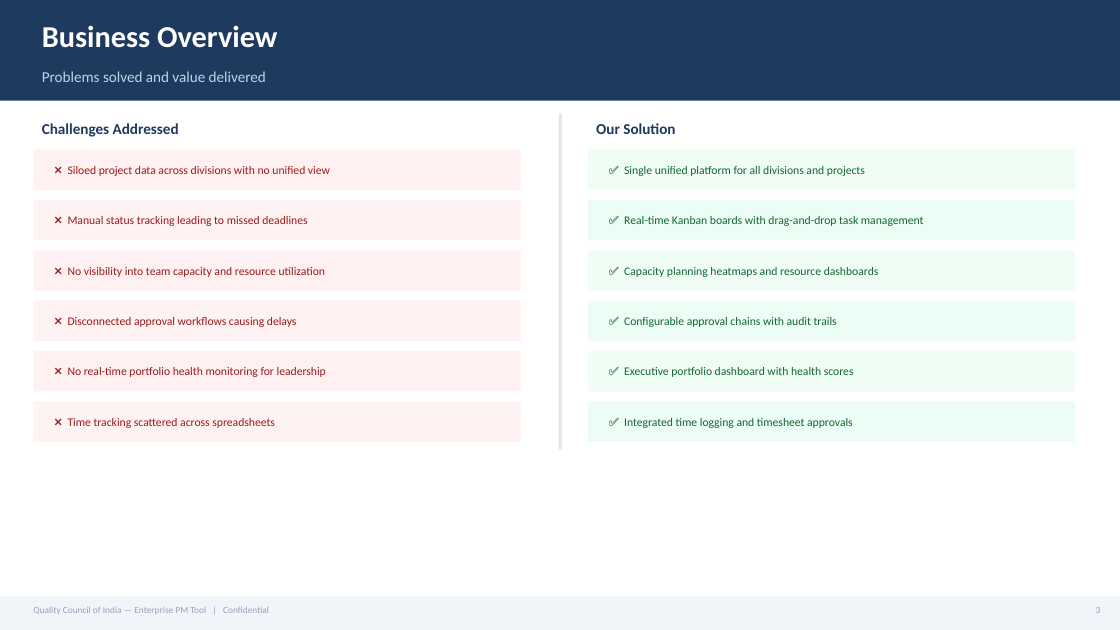
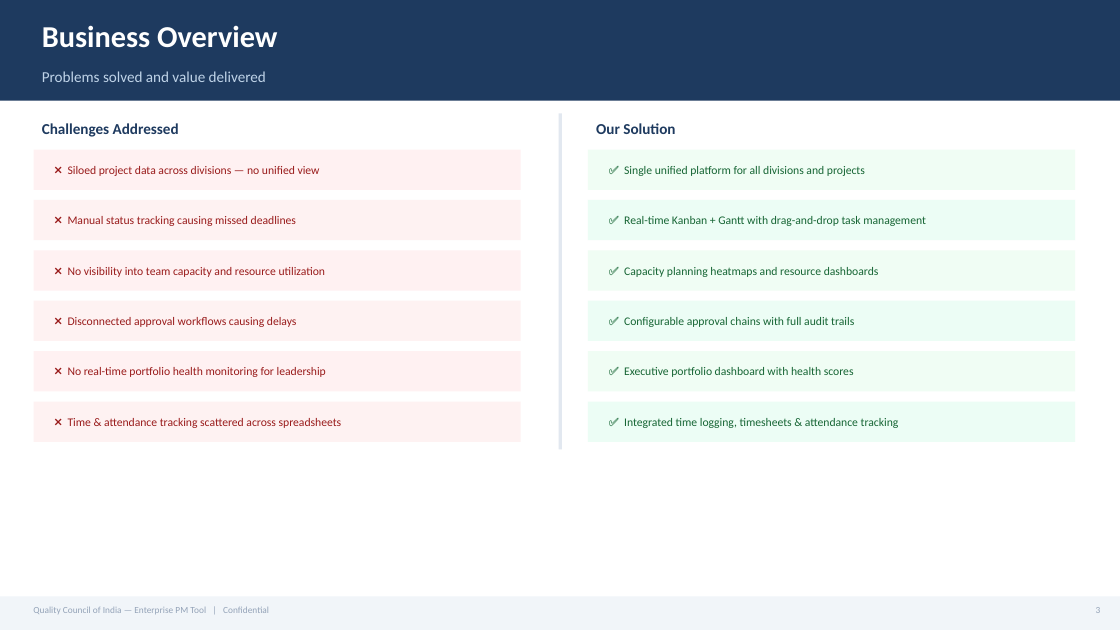
Before and after one commit to priyankabansal91/Project-Management-tool, a slide deck: slide 3 of docs/PM_Tool_Presentation.pptx. Drawn at 1120x630 pixels with LibreOffice and Linux fonts; fonts in the diff are those of the drawing. Boxes give left, top, right and bottom in pixels: in the first picture for what was removed or moved away, otherwise in the second. Text is boxed around its words. In the diff, an @@ line names an element or a change of style, - is before the commit and + after.

```diff
--- a/docs/PM_Tool_Presentation.pptx
+++ b/docs/PM_Tool_Presentation.pptx
@@ text at (68, 166, 320, 176): text changed @@
-❌ Siloed project data across divisions with no unified view
+❌ Siloed project data across divisions — no unified view
@@ text at (68, 216, 296, 226): text changed @@
-❌ Manual status tracking leading to missed deadlines
+❌ Manual status tracking causing missed deadlines
@@ text at (624, 216, 926, 226): text changed @@
-✅ Real-time Kanban boards with drag-and-drop task management
+✅ Real-time Kanban + Gantt with drag-and-drop task management
@@ text at (624, 317, 854, 327): text changed @@
-✅ Configurable approval chains with audit trails
+✅ Configurable approval chains with full audit trails
@@ text at (68, 418, 342, 428): text changed @@
-❌ Time tracking scattered across spreadsheets
+❌ Time & attendance tracking scattered across spreadsheets
@@ text at (624, 418, 899, 428): text changed @@
-✅ Integrated time logging and timesheet approvals
+✅ Integrated time logging, timesheets & attendance tracking
```
Also in this commit, not shown: 15 other slides changed, 4 slides added, 2 slides removed, 1 other file.
